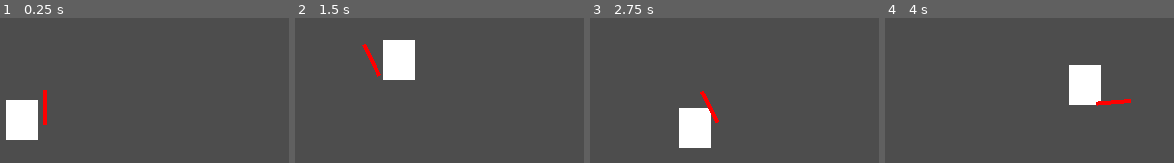
Above: before the commit, frames 1-4 (left to right).
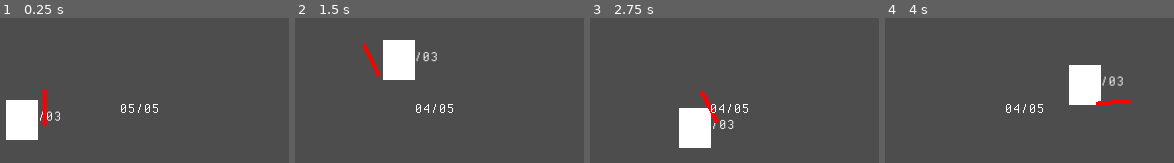
Above: after the commit, the same moments.

Repository: jeffinitup/clang-game
Game: Godot game, scene res://scene/test_level.tscn
Same seed, same stepped clock (60 frames per second), same inputs: the game is played once before the commit and once after it.
Inputs (mouse positions are in pixels of both pictures, inside the frame that each line leads up to):
- Up to frame 1 (0.25 s): no input
- Up to frame 2 (1.5 s): move the mouse to (outside the picture) at 0.52 s; press the mouse at (outside the picture) at 0.53 s; hold D (right) from 0.53 s (still down); tap Space (jump) at 0.77 s; move the mouse to (349, 78) at 1.27 s; release the mouse at (349, 78) at 1.28 s; right-click (349, 78) at 1.35 s
- Up to frame 3 (2.75 s): tap Space (jump) at 1.52 s; move the mouse to (outside the picture) at 2.02 s; release D (right) at 2.03 s; press the mouse at (outside the picture) at 2.03 s; hold A (left) from 2.03 s (still down)
- Up to frame 4 (4 s): move the mouse to (1035, 151) at 2.77 s; release A (left) at 2.78 s; release the mouse at (1035, 151) at 2.78 s; hold D (right) from 2.78 s (still down); right-click (1035, 151) at 2.85 s; tap Space (jump) at 3.02, 3.77 s; move the mouse to (outside the picture) at 3.52 s; press the mouse at (outside the picture) at 3.53 s

The runs differ from the first frame. In frame 1, 0.4% of the frame differs, in the area x 13-55%, y 59-72%; in frame 2, 0.4%; in frame 3, 0.4%; in frame 4, 0.5%, in the area x 41-83%, y 40-66%.

Commit message:
health displays

Diff:
--- a/clang/prefab/player_weapon.tscn
+++ b/clang/prefab/player_weapon.tscn
@@ -133,10 +133,10 @@
 tracks/2/interp = 1
 tracks/2/loop_wrap = true
 tracks/2/keys = {
-"times": PackedFloat32Array(0),
-"transitions": PackedFloat32Array(1),
+"times": PackedFloat32Array(0, 0.25),
+"transitions": PackedFloat32Array(1, 1),
 "update": 1,
-"values": [false]
+"values": [false, true]
 }
 tracks/3/type = "value"
 tracks/3/imported = false
@@ -211,14 +211,14 @@
 script = ExtResource("1_wmmsa")
 
 [node name="pivot" type="Node2D" parent="."]
-rotation = -1.0472
+rotation = 0.975373
 
 [node name="vis" type="ColorRect" parent="pivot"]
 offset_left = 19.0
 offset_top = -2.0
 offset_right = 54.0
 offset_bottom = 2.0
-scale = Vector2(1.5, 0.7)
+scale = Vector2(1.05556, 0.966667)
 pivot_offset = Vector2(0, 2)
 color = Color(1, 0, 0, 1)
 
--- a/clang/scripts/component/hitbox.gd
+++ b/clang/scripts/component/hitbox.gd
@@ -16,6 +16,8 @@
 @onready var hp : int = max_hp
 ## Invulnerability timer
 var i_timer : Timer
+## Debug font
+@onready var font = preload("res://asset/font/PixelOperatorMono.ttf")
 
 func _ready() -> void:
 	# Create inv timer
@@ -25,12 +27,15 @@
 	add_child(i_timer)
 
 	# Put on hitbox layer
-	collision_layer = 1 << 1
-	collision_mask = 1 << 1
+	collision_layer |= 1 << 1
+	collision_mask |= 1 << 1
 
 	# Connect signals
 	hitbox_harmed.connect(harmed.bind())
 	i_timer.timeout.connect(invulnerability_done.bind())
+
+func _draw() -> void:
+	draw_string(font, get_child(0).position, "%02d/%02d" % [hp, max_hp])
 
 func harmed(packet : Damagebox.DamagePacket) -> void:
 	# Apply damage and knockback
@@ -41,6 +46,9 @@
 	# Die if applicable
 	if hp <= 0:
 		hitbox_death.emit()
+
+	# Redraw debug
+	queue_redraw()
 
 	# Invuln
 	for child in get_children():
Binary file added: clang/asset/font/PixelOperatorMono.ttf
Not shown, added: clang/asset/font/PixelOperatorMono.ttf.import
